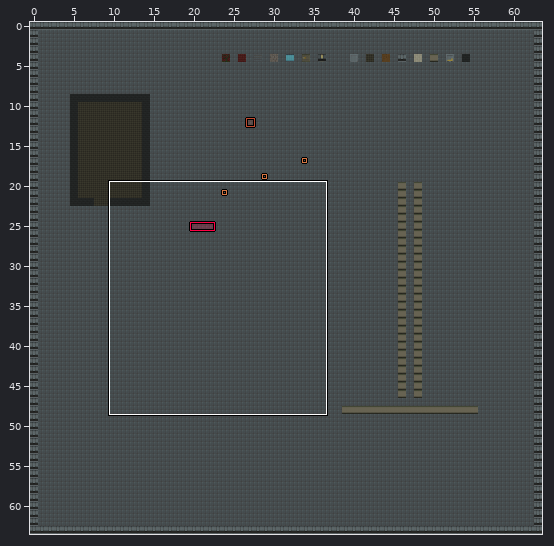
LDtk project, stored at resources/maps/example.ldtk. Above, an overview of the earlier version with the close-up marked.
Close-up. Before the commit:
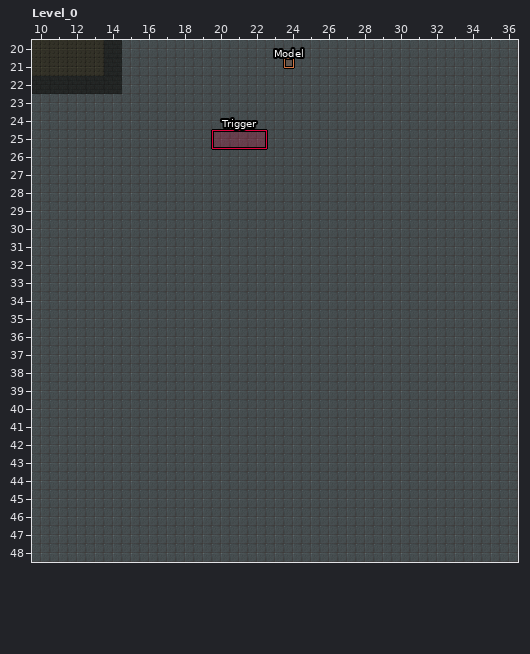
Cells are 64x64 px. Shown: Level_0 x 10..36, y 20..48.
Once edited:
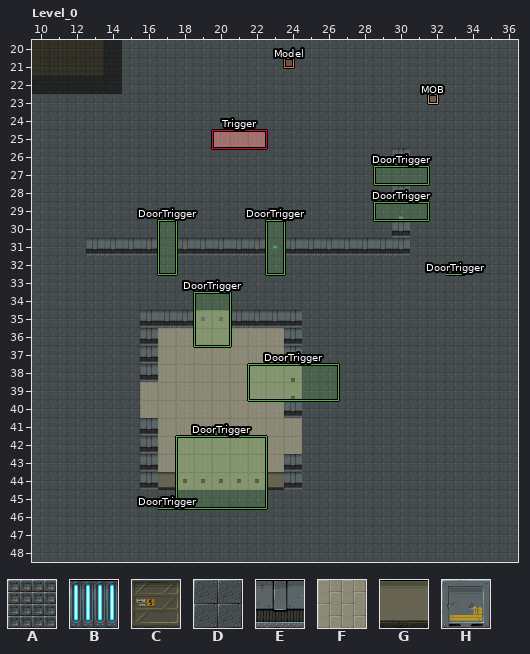
Key: from "Textures": A 2, B 4, C 5, D 7, E 11, F 12, G 13, H 14.
_ is an empty cell, # one hidden under a higher layer.
Objects are placed by their top-left corner, in cells (3,4 is the top-left corner of cell 3,4); size is 1x1 cell unless given.
The author wrote: More door functions
From old to new:
Layer "Floors":
y 25: x 20..22 DDD -> FFF
y 31: x 18 D -> _
y 35: x 19..20 DD -> FF
y 36..37: x 17..23 DDDDDDD -> FFFFFFF
y 38: x 17..24 DDDDDDDD -> FFFFFFFF
y 39: x 16..24 DDDDDDDDD -> FFFFFFFFF
y 40: x 16..24 DDDDDDDDD -> FFFFFFFF#
y 41..42: x 17..24 DDDDDDDD -> FFFFFFFF
y 43: x 17..24 DDDDDDDD -> FFFFFFF#
y 44: x 17..23 DDDDDDD -> #FFFFF#
Layer "Walls":
y 26: x 30 _ -> E
y 28: x 30 _ -> E
y 30: x 30 _ -> E
y 31: x 13..16 ____ -> EEEE; x 18..22 _____ -> EEEEE; x 24..30 _______ -> EEEEEEE
y 35: x 16..18 ___ -> EEE; x 21..24 ____ -> EEEE
y 36..37: x 16 _ -> E; x 24 _ -> E
y 38: x 16 _ -> E
y 40: x 24 _ -> E
y 41..42: x 16 _ -> E
y 43: x 16 _ -> E; x 24 _ -> E
y 44: x 16..17 __ -> EG; x 23..24 __ -> GE
Layer "Objects":
added: "MOB" rectangle at 32,23 size 0.5x0.5
added: "DoorTrigger" rectangle at 17,30 size 1x3
added: "DoorTrigger" rectangle at 23,30 size 1x3
added: C "Door_X" at 17,31.4 size 1x0.2
added: B "Door_X" at 23,31.4 size 1x0.2
added: "DoorTrigger" rectangle at 23,30 size 1x0
added: "DoorTrigger" rectangle at 29,29 size 3x1
added: B "Door_Y" at 30.4,29 size 0.2x1
added: "DoorTrigger" rectangle at 29,27 size 3x1
added: A "Door_Y" at 30.4,27 size 0.2x1
added: "DoorTrigger" rectangle at 19,34 size 2x3
added: H "Door_X" at 19,35.4 size 1x0.2
added: H "Door_X" at 20,35.4 size 1x0.2
added: "DoorTrigger" rectangle at 22,38 size 5x2
added: C "Door_Y" at 24.4,38 size 0.2x1
added: C "Door_Y" at 24.4,39 size 0.2x1
added: "DoorTrigger" rectangle at 18,42 size 5x4
added: C "Door_X" at 18,44.4 size 1x0.2
added: C "Door_X" at 19,44.4 size 1x0.2
added: C "Door_X" at 20,44.4 size 1x0.2
added: C "Door_X" at 21,44.4 size 1x0.2
added: C "Door_X" at 22,44.4 size 1x0.2
added: "DoorTrigger" rectangle at 17,46 size 1x0
added: "DoorTrigger" rectangle at 33,33 size 1x0
